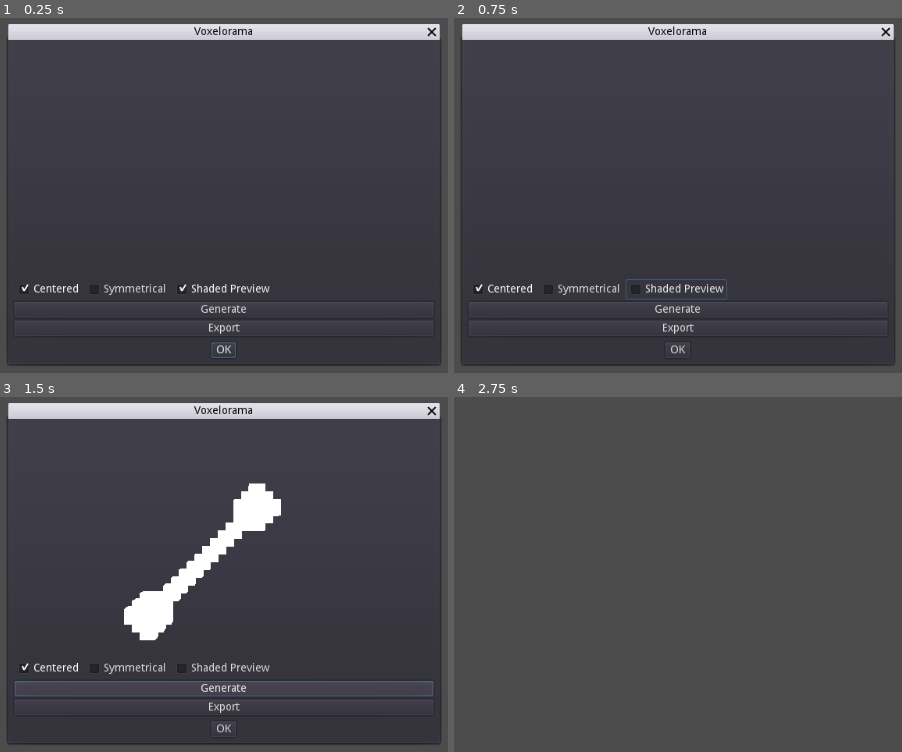
Above: before the commit, frames 1-4 (two rows, left to right).
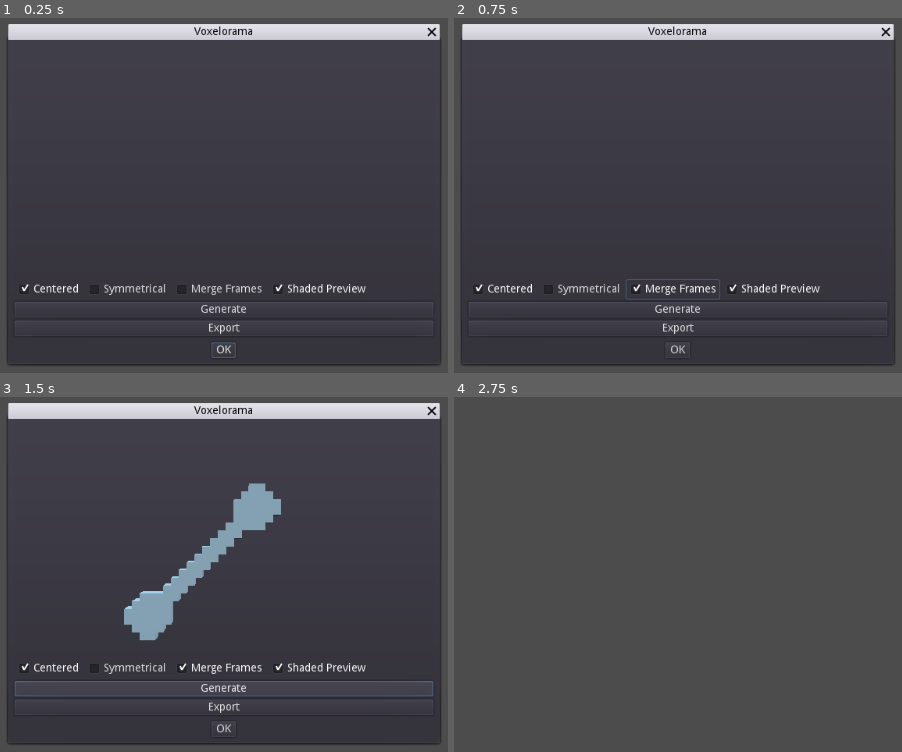
Above: after the commit, the same moments.

Repository: Orama-Interactive/VoxeloramaExtension
Game: Godot game, scene res://src/Extensions/Voxelorama/Voxelorama.tscn
Two runs of this game, one before a commit and one after it. Both use one fixed random seed, a clock stepped at 60 frames per second and the inputs below.
Inputs (mouse positions are in pixels of both pictures, inside the frame that each line leads up to):
- Up to frame 1 (0.25 s): no input
- Up to frame 2 (0.75 s): click (673, 287) at 0.5 s, where only the run after the commit has a clickable "Merge Frames"
- Up to frame 3 (1.5 s): click "Generate" at 1.25 s
- Up to frame 4 (2.75 s): click "OK" at 2 s

The runs differ from the first frame. In frame 1, 0.6% of the frame differs, in the area x 39-82%, y 74-79%; in frame 2, 0.6%; in frame 3, 3.9%, in the area x 27-82%, y 24-79%; in frame 4, nothing differs.

Commit message:
Added a Merge Frames option
Pixel render priority goes from left to right

Diff:
--- a/src/Extensions/Voxelorama/Voxelorama.gd
+++ b/src/Extensions/Voxelorama/Voxelorama.gd
@@ -2,6 +2,7 @@
 
 var centered := true
 var symmetrical := false
+var merge_frames := false
 var viewport_has_focus := false
 var rotate := false
 var pan := false
@@ -94,7 +95,20 @@
 		var i := 0
 		for cel in project.frames[project.current_frame].cels:
 			if project.layers[i].visible:
-				voxel_art_gen.layer_images.append(cel.image)
+				var image: Image = cel.image
+				if merge_frames:
+					image = Image.new()
+					image.copy_from(cel.image)
+					for j in project.frames.size():
+						var frame_image := Image.new()
+						frame_image.copy_from(project.frames[j].cels[i].image)
+						if j == 0:
+							image = frame_image
+						else:
+							image.blend_rect(
+								frame_image, Rect2(Vector2.ZERO, image.get_size()), Vector2.ZERO
+							)
+				voxel_art_gen.layer_images.append(image)
 			i += 1
 	else:
 		var im: Texture = preload("res://assets/graphics/tools/depth.png")
@@ -139,6 +153,10 @@
 	centered = button_pressed
 
 
+func _on_MergeFrames_toggled(button_pressed: bool) -> void:
+	merge_frames = button_pressed
+
+
 func _on_ShadedPreview_toggled(button_pressed: bool) -> void:
 	if button_pressed:
 		camera.environment = shaded_env
--- a/src/Extensions/Voxelorama/Voxelorama.tscn
+++ b/src/Extensions/Voxelorama/Voxelorama.tscn
@@ -62,9 +62,17 @@
 size_flags_horizontal = 0
 text = "Symmetrical"
 
+[node name="MergeFrames" type="CheckBox" parent="VBoxContainer/HBoxContainer"]
+margin_left = 202.0
+margin_right = 321.0
+margin_bottom = 24.0
+mouse_default_cursor_shape = 2
+size_flags_horizontal = 0
+text = "Merge Frames"
+
 [node name="ShadedPreview" type="CheckBox" parent="VBoxContainer/HBoxContainer"]
-margin_left = 202.0
-margin_right = 330.0
+margin_left = 325.0
+margin_right = 453.0
 margin_bottom = 24.0
 mouse_default_cursor_shape = 2
 size_flags_horizontal = 0
@@ -103,6 +111,7 @@
 [connection signal="mouse_exited" from="VBoxContainer/ViewportContainer" to="." method="_on_ViewportContainer_mouse_exited"]
 [connection signal="toggled" from="VBoxContainer/HBoxContainer/Centered" to="." method="_on_Centered_toggled"]
 [connection signal="toggled" from="VBoxContainer/HBoxContainer/Symmetrical" to="." method="_on_Symmetrical_toggled"]
+[connection signal="toggled" from="VBoxContainer/HBoxContainer/MergeFrames" to="." method="_on_MergeFrames_toggled"]
 [connection signal="toggled" from="VBoxContainer/HBoxContainer/ShadedPreview" to="." method="_on_ShadedPreview_toggled"]
 [connection signal="pressed" from="VBoxContainer/GenerateButton" to="." method="_on_GenerateButton_pressed"]
 [connection signal="pressed" from="VBoxContainer/ExportButton" to="." method="_on_ExportButton_pressed"]
